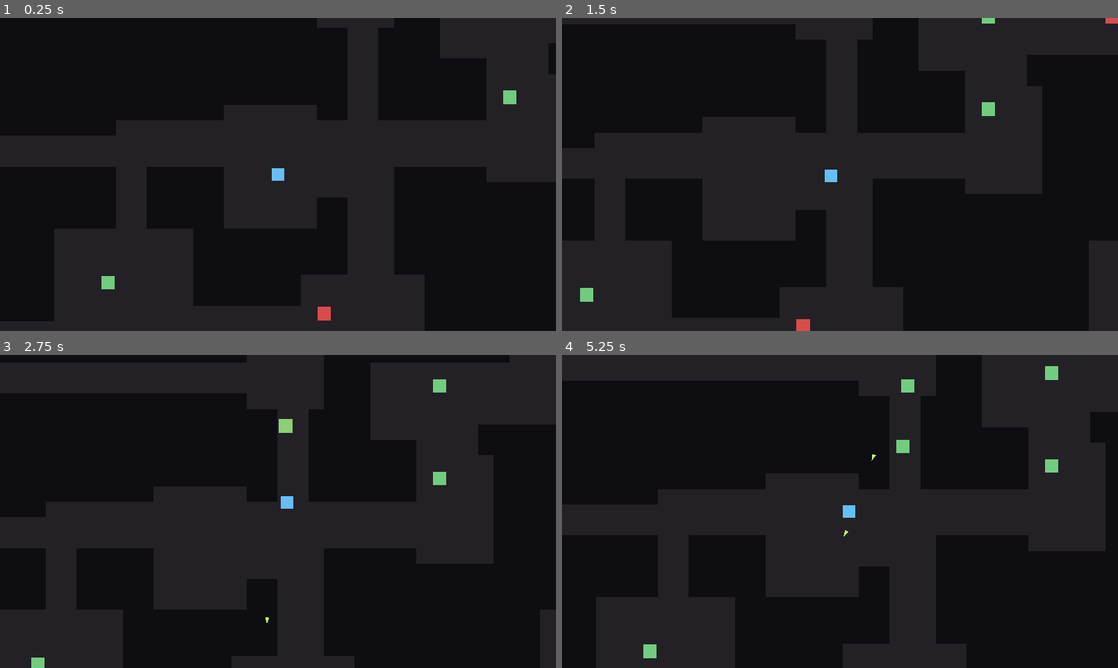
Above: before the commit, frames 1-4 (two rows, left to right).
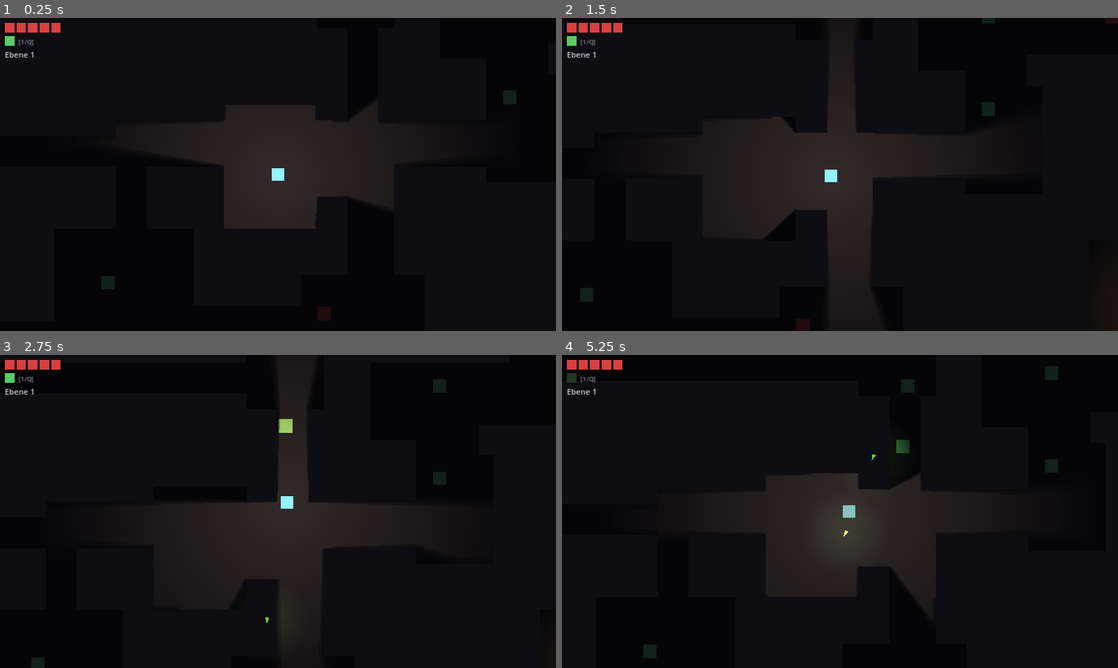
Above: after the commit, the same moments.

Repository: MatthiasM86/crypt-crawl
Game: Godot game, scene res://scenes/levels/generated_level.tscn
The game is run twice, just before and just after one commit, with the same random seed, the same clock (stepped at 60 frames per second) and the same inputs.
Inputs (mouse positions are in pixels of both pictures, inside the frame that each line leads up to):
- Up to frame 1 (0.25 s): no input
- Up to frame 2 (1.5 s): tap Enter at 0.5 s; move the mouse to (962, 158) at 0.52 s; press the mouse at (962, 158) at 0.53 s; tap 1 (potion, bound only after the commit) at 0.8, 1.35 s; move the mouse to (728, 190) at 1.27 s; release the mouse at (728, 190) at 1.28 s
- Up to frame 3 (2.75 s): click (166, 527) at 1.55 s; move the mouse to (333, 442) at 2.02 s; press the mouse at (333, 442) at 2.03 s; tap 1 (potion, bound only after the commit) at 2.3 s
- Up to frame 4 (5.25 s): move the mouse to (812, 574) at 2.77 s; release the mouse at (812, 574) at 2.78 s; tap 1 (potion, bound only after the commit) at 2.85, 3.8, 4.35 s; click (812, 574) at 3.05 s; move the mouse to (1006, 558) at 3.52 s; press the mouse at (1006, 558) at 3.53 s; move the mouse to (673, 464) at 4.27 s; release the mouse at (673, 464) at 4.28 s; click (673, 464) at 4.55 s; move the mouse to (867, 511) at 5.02 s; press the mouse at (867, 511) at 5.03 s

The runs differ from the first frame. In frame 1, 30% of the frame differs, in the area x 0-100%, y 0-100%; in frame 2, 22%; in frame 3, 26%; in frame 4, 29%.

Commit message:
Complete Phase 4: fog-of-war, stairs, heal potion, HUD
Torchlight fog-of-war via CanvasModulate darkness + shadowed
PointLight2D on the player + LightOccluder2D on every wall (generated
and hand-built). Stairs in the last room carry HP to the next
generated floor (GameManager tracks floor_num; potion refills per
floor); death resets the run. Heal potion on hotkey 1/Q with a
hand-authored InputEventKey action. Minimal HUD (HP squares, potion,
floor counter) drawn on a CanvasLayer with mouse_filter IGNORE.
Shared radial GradientTexture2D .tres powers torch, stairs glow and
projectile glow. Include AI-generated target-look reference image.

Co-Authored-By: Claude Fable 5 <noreply@anthropic.com>

Diff:
--- /dev/null
+++ b/assets/textures/radial_light.tres
@@ -0,0 +1,13 @@
+[gd_resource type="GradientTexture2D" format=3]
+
+[sub_resource type="Gradient" id="Gradient_radial"]
+offsets = PackedFloat32Array(0, 0.6, 1)
+colors = PackedColorArray(1, 1, 1, 1, 1, 1, 1, 0.45, 1, 1, 1, 0)
+
+[resource]
+gradient = SubResource("Gradient_radial")
+width = 512
+height = 512
+fill = 1
+fill_from = Vector2(0.5, 0.5)
+fill_to = Vector2(1, 0.5)
--- a/autoloads/game_manager.gd
+++ b/autoloads/game_manager.gd
@@ -1,12 +1,24 @@
 extends Node
-## Global run-state singleton (autoload). First real responsibility
-## (docs/plan.md Phase 4/6): the death -> restart loop. The player calls
-## player_died(); we hold a beat so the death pop reads, then reload the
-## run. Floor transitions / run stats extend this later.
+## Global run-state singleton (autoload): floor counter, death -> restart,
+## floor -> floor transitions. HP carries between floors via carry_hp
+## (-1 = fresh run); the heal potion refills every floor.
 
 const RESTART_DELAY := 0.9
 
+var floor_num := 1
+var carry_hp := -1
+
+
+func next_floor(current_hp: int) -> void:
+	floor_num += 1
+	carry_hp = current_hp
+	# Deferred: callers include Area2D physics callbacks, where changing the
+	# scene mid-flush is an error.
+	get_tree().reload_current_scene.call_deferred()
+
 
 func player_died() -> void:
+	floor_num = 1
+	carry_hp = -1
 	await get_tree().create_timer(RESTART_DELAY).timeout
 	get_tree().reload_current_scene()
--- a/project.godot
+++ b/project.godot
@@ -32,6 +32,12 @@
 "events": [Object(InputEventMouseButton,"resource_local_to_scene":false,"resource_name":"","device":0,"window_id":0,"al …(252 unchanged characters)…
 ]
 }
+potion={
+"deadzone": 0.2,
+"events": [Object(InputEventKey,"resource_local_to_scene":false,"resource_name":"","device":-1,"window_id":0,"alt_pressed":false,"shift_pressed":false,"ctrl_pressed":false,"meta_pressed":false,"pressed":false,"keycode":0,"physical_keycode":49,"key_label":0,"unicode":49,"location":0,"echo":false,"script":null)
+, Object(InputEventKey,"resource_local_to_scene":false,"resource_name":"","device":-1,"window_id":0,"alt_pressed":false,"shift_pressed":false,"ctrl_pressed":false,"meta_pressed":false,"pressed":false,"keycode":0,"physical_keycode":81,"key_label":0,"unicode":113,"location":0,"echo":false,"script":null)
+]
+}
 
 [layer_names]
 
--- a/scenes/levels/generated_level.tscn
+++ b/scenes/levels/generated_level.tscn
@@ -5,4 +5,7 @@
 [node name="GeneratedLevel" type="Node2D"]
 script = ExtResource("1_gen")
 
+[node name="Darkness" type="CanvasModulate" parent="."]
+color = Color(0.16, 0.16, 0.21, 1)
+
 [node name="NavigationRegion2D" type="NavigationRegion2D" parent="."]
--- a/scenes/levels/level_generator.gd
+++ b/scenes/levels/level_generator.gd
@@ -11,6 +11,7 @@
 const PLAYER_SCENE := preload("res://scenes/player/player.tscn")
 const MELEE_SCENE := preload("res://scenes/enemies/melee_enemy.tscn")
 const RANGED_SCENE := preload("res://scenes/enemies/ranged_enemy.tscn")
+const STAIRS_SCENE := preload("res://scenes/levels/stairs.tscn")
 
 # --- Generation dials ---------------------------------------------------------
 const CELL := 32                  # px per grid cell
@@ -93,7 +94,9 @@
 func _all_rooms_reachable() -> bool:
 	# Flood-fill over floor cells from the spawn room (docs/plan.md demands
 	# the check even though chain-corridors connect by construction).
-	if _rooms.is_empty():
+	# At least 2 rooms: the stairs live in the last room and must not share
+	# the spawn room, or the player would transition on frame one.
+	if _rooms.size() < 2:
 		return false
 	var start: Vector2i = _rooms[0].get_center()
 	var visited := {start: true}
@@ -130,6 +133,17 @@
 				(run.position.x + run.size.x / 2.0) * CELL,
 				(run.position.y + 0.5) * CELL)
 		walls.add_child(shape)
+		# Matching light occluder: walls cast shadows -> fog of war for free.
+		var occluder := LightOccluder2D.new()
+		var opoly := OccluderPolygon2D.new()
+		var hw := run.size.x * CELL / 2.0
+		var hh := CELL / 2.0
+		opoly.polygon = PackedVector2Array([
+			Vector2(-hw, -hh), Vector2(hw, -hh), Vector2(hw, hh), Vector2(-hw, hh),
+		])
+		occluder.occluder = opoly
+		occluder.position = shape.position
+		walls.add_child(occluder)
 	for run in _row_runs(true):
 		var floor_visual := Polygon2D.new()
 		floor_visual.color = FLOOR_COLOR
@@ -161,6 +175,9 @@
 	var player := PLAYER_SCENE.instantiate()
 	player.position = _cell_center(_rooms[0].get_center())
 	add_child(player)
+	var stairs := STAIRS_SCENE.instantiate()
+	stairs.position = _cell_center(_rooms[_rooms.size() - 1].get_center())
+	add_child(stairs)
 	for i in range(1, _rooms.size()):
 		var room := _rooms[i]
 		for j in randi_range(1, ENEMIES_PER_ROOM_MAX):
--- /dev/null
+++ b/scenes/levels/stairs.gd
@@ -0,0 +1,16 @@
+extends Area2D
+## Floor exit. Touching it carries the player's HP to the next generated
+## floor (GameManager owns the transition; the heal potion refills per floor).
+
+var _used := false
+
+
+func _ready() -> void:
+	body_entered.connect(_on_body_entered)
+
+
+func _on_body_entered(body: Node2D) -> void:
+	if _used or body.get("dead"):
+		return
+	_used = true
+	GameManager.next_floor(body.hp)
--- /dev/null
+++ b/scenes/levels/stairs.tscn
@@ -0,0 +1,30 @@
+[gd_scene format=3]
+
+[ext_resource type="Script" path="res://scenes/levels/stairs.gd" id="1_stairs"]
+[ext_resource type="GradientTexture2D" path="res://assets/textures/radial_light.tres" id="2_light"]
+
+[sub_resource type="RectangleShape2D" id="RectangleShape2D_trigger"]
+size = Vector2(40, 40)
+
+[node name="Stairs" type="Area2D"]
+collision_layer = 0
+collision_mask = 2
+monitorable = false
+script = ExtResource("1_stairs")
+
+[node name="Visual" type="Polygon2D" parent="."]
+color = Color(1, 0.8, 0.35, 1)
+polygon = PackedVector2Array(-20, -20, 20, -20, 20, 20, -20, 20)
+
+[node name="Inner" type="Polygon2D" parent="."]
+color = Color(0.35, 0.22, 0.05, 1)
+polygon = PackedVector2Array(-12, -12, 12, -12, 12, 12, -12, 12)
+
+[node name="CollisionShape2D" type="CollisionShape2D" parent="."]
+shape = SubResource("RectangleShape2D_trigger")
+
+[node name="Glow" type="PointLight2D" parent="."]
+color = Color(1, 0.78, 0.4, 1)
+energy = 1.0
+texture = ExtResource("2_light")
+texture_scale = 0.8
--- a/scenes/levels/test_room.tscn
+++ b/scenes/levels/test_room.tscn
@@ -21,8 +21,20 @@
 [sub_resource type="RectangleShape2D" id="RectangleShape2D_pillar"]
 size = Vector2(120, 120)
 
+[sub_resource type="OccluderPolygon2D" id="Occluder_wall_h"]
+polygon = PackedVector2Array(-576, -16, 576, -16, 576, 16, -576, 16)
+
+[sub_resource type="OccluderPolygon2D" id="Occluder_wall_v"]
+polygon = PackedVector2Array(-16, -324, 16, -324, 16, 324, -16, 324)
+
+[sub_resource type="OccluderPolygon2D" id="Occluder_pillar"]
+polygon = PackedVector2Array(-60, -60, 60, -60, 60, 60, -60, 60)
+
 [node name="TestRoom" type="Node2D"]
 script = ExtResource("1_room")
+
+[node name="Darkness" type="CanvasModulate" parent="."]
+color = Color(0.16, 0.16, 0.21, 1)
 
 [node name="Floor" type="Polygon2D" parent="."]
 color = Color(0.14, 0.13, 0.15, 1)
@@ -51,6 +63,22 @@
 position = Vector2(1136, 324)
 shape = SubResource("RectangleShape2D_wall_v")
 
+[node name="OccluderTop" type="LightOccluder2D" parent="NavigationRegion2D/Walls"]
+position = Vector2(576, 16)
+occluder = SubResource("Occluder_wall_h")
+
+[node name="OccluderBottom" type="LightOccluder2D" parent="NavigationRegion2D/Walls"]
+position = Vector2(576, 632)
+occluder = SubResource("Occluder_wall_h")
+
+[node name="OccluderLeft" type="LightOccluder2D" parent="NavigationRegion2D/Walls"]
+position = Vector2(16, 324)
+occluder = SubResource("Occluder_wall_v")
+
+[node name="OccluderRight" type="LightOccluder2D" parent="NavigationRegion2D/Walls"]
+position = Vector2(1136, 324)
+occluder = SubResource("Occluder_wall_v")
+
 [node name="Pillar" type="StaticBody2D" parent="NavigationRegion2D"]
 position = Vector2(700, 320)
 collision_layer = 1
@@ -62,6 +90,9 @@
 [node name="PillarVisual" type="Polygon2D" parent="NavigationRegion2D/Pillar"]
 color = Color(0.05, 0.05, 0.07, 1)
 polygon = PackedVector2Array(-60, -60, 60, -60, 60, 60, -60, 60)
+
+[node name="PillarOccluder" type="LightOccluder2D" parent="NavigationRegion2D/Pillar"]
+occluder = SubResource("Occluder_pillar")
 
 [node name="Player" parent="." instance=ExtResource("2_player")]
 position = Vector2(200, 324)
--- /dev/null
+++ b/scenes/player/hud.gd
@@ -0,0 +1,25 @@
+extends Control
+## Minimal run HUD: HP squares, potion charge, floor number. Lives on a
+## CanvasLayer under the Player scene so it exists in every level and is
+## unaffected by the CanvasModulate darkness. mouse_filter must stay IGNORE
+## (Controls otherwise eat the click-to-move input).
+
+@onready var _player: Node = get_parent().get_parent()
+
+
+func _process(_delta: float) -> void:
+	queue_redraw()
+
+
+func _draw() -> void:
+	var max_hp: int = _player.MAX_HP
+	var hp: int = _player.hp
+	for i in max_hp:
+		var color := Color(0.85, 0.25, 0.25) if i < hp else Color(0.22, 0.1, 0.1)
+		draw_rect(Rect2(10 + i * 24, 10, 20, 20), color)
+	var potion_color := Color(0.35, 0.8, 0.4) if _player.potion_charges > 0 else Color(0.13, 0.22, 0.14)
+	draw_rect(Rect2(10, 38, 20, 20), potion_color)
+	draw_string(ThemeDB.fallback_font, Vector2(38, 54), "[1/Q]",
+			HORIZONTAL_ALIGNMENT_LEFT, -1, 13, Color(0.55, 0.55, 0.6))
+	draw_string(ThemeDB.fallback_font, Vector2(10, 82), "Ebene %d" % GameManager.floor_num,
+			HORIZONTAL_ALIGNMENT_LEFT, -1, 16, Color(0.8, 0.8, 0.85))
--- a/scenes/player/player.gd
+++ b/scenes/player/player.gd
@@ -15,6 +15,7 @@
 const HIT_TRAUMA := 0.22
 const KILL_TRAUMA := 0.35
 const MAX_HP := 5
+const POTION_HEAL := 3           # one refill per floor (see GameManager)
 const HURT_TRAUMA := 0.45        # taking a hit out-shakes dealing one
 const INVULN_TIME := 0.6         # i-frames: 3 converging melees can't stunlock
 const FLASH_TIME := 0.15
@@ -29,6 +30,7 @@
 var state := State.IDLE
 var attack_target: Node2D = null
 var hp: int
+var potion_charges := 1
 var dead := false
 var _click_held := false
 var _cooldown_left := 0.0
@@ -47,7 +49,8 @@
 
 
 func _ready() -> void:
-	hp = MAX_HP
+	# HP carries across floor transitions; -1 marks a fresh run.
+	hp = GameManager.carry_hp if GameManager.carry_hp > 0 else MAX_HP
 
 
 func _unhandled_input(event: InputEvent) -> void:
@@ -56,6 +59,8 @@
 		_click_held = true
 	elif event.is_action_released("click"):
 		_click_held = false
+	elif event.is_action_pressed("potion"):
+		_drink_potion()
 
 
 func _physics_process(delta: float) -> void:
@@ -173,6 +178,16 @@
 		_die()
 	else:
 		_play_invuln_blink()
+
+
+func _drink_potion() -> void:
+	if dead or potion_charges <= 0 or hp >= MAX_HP:
+		return
+	potion_charges -= 1
+	hp = mini(hp + POTION_HEAL, MAX_HP)
+	_visual.modulate = Color(0.55, 1.25, 0.6, _visual.modulate.a)
+	var t := create_tween()
+	t.tween_property(_visual, "modulate", Color(1, 1, 1, _visual.modulate.a), 0.4)
 
 
 func _play_flash() -> void:
--- a/scenes/player/player.tscn
+++ b/scenes/player/player.tscn
@@ -3,6 +3,8 @@
 [ext_resource type="Script" path="res://scenes/player/player.gd" id="1_player"]
 [ext_resource type="Script" path="res://scenes/player/game_camera.gd" id="2_camera"]
 [ext_resource type="Shader" path="res://assets/shaders/hit_flash.gdshader" id="3_flash"]
+[ext_resource type="GradientTexture2D" path="res://assets/textures/radial_light.tres" id="4_light"]
+[ext_resource type="Script" path="res://scenes/player/hud.gd" id="5_hud"]
 
 [sub_resource type="ShaderMaterial" id="ShaderMaterial_flash"]
 resource_local_to_scene = true
@@ -50,7 +52,22 @@
 color = Color(0.9, 0.9, 0.95, 1)
 polygon = PackedVector2Array(0, -4, 24, -4, 24, 4, 0, 4)
 
+[node name="Torch" type="PointLight2D" parent="."]
+color = Color(1, 0.87, 0.7, 1)
+energy = 1.3
+shadow_enabled = true
+shadow_filter = 1
+shadow_filter_smooth = 3.0
+texture = ExtResource("4_light")
+texture_scale = 2.0
+
 [node name="Camera2D" type="Camera2D" parent="."]
 position_smoothing_enabled = true
 position_smoothing_speed = 8.0
 script = ExtResource("2_camera")
+
+[node name="HUDLayer" type="CanvasLayer" parent="."]
+
+[node name="HUD" type="Control" parent="HUDLayer"]
+mouse_filter = 2
+script = ExtResource("5_hud")
--- a/scenes/projectiles/projectile.tscn
+++ b/scenes/projectiles/projectile.tscn
@@ -1,6 +1,7 @@
 [gd_scene format=3]
 
 [ext_resource type="Script" path="res://scenes/projectiles/projectile.gd" id="1_projectile"]
+[ext_resource type="GradientTexture2D" path="res://assets/textures/radial_light.tres" id="2_light"]
 
 [sub_resource type="CircleShape2D" id="CircleShape2D_hit"]
 radius = 5.0
@@ -17,3 +18,9 @@
 
 [node name="CollisionShape2D" type="CollisionShape2D" parent="."]
 shape = SubResource("CircleShape2D_hit")
+
+[node name="Glow" type="PointLight2D" parent="."]
+color = Color(0.6, 1, 0.4, 1)
+energy = 0.7
+texture = ExtResource("2_light")
+texture_scale = 0.35
Binary file added: assets/sample/sample.png
Not shown, added: scenes/levels/stairs.gd.uid
Not shown, added: scenes/player/hud.gd.uid
Not shown, changed: CLAUDE.md
